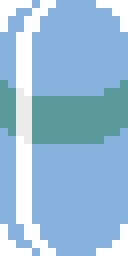
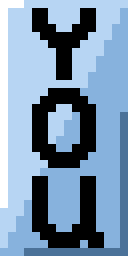
Layer changes from the first 128px x 256px image to the second:
added layer "Text(alt)" above "Body(alt)" over [32, 8, 96, 248]
added layer "Body(alt)" above "Body" over [0, 0, 128, 256]
